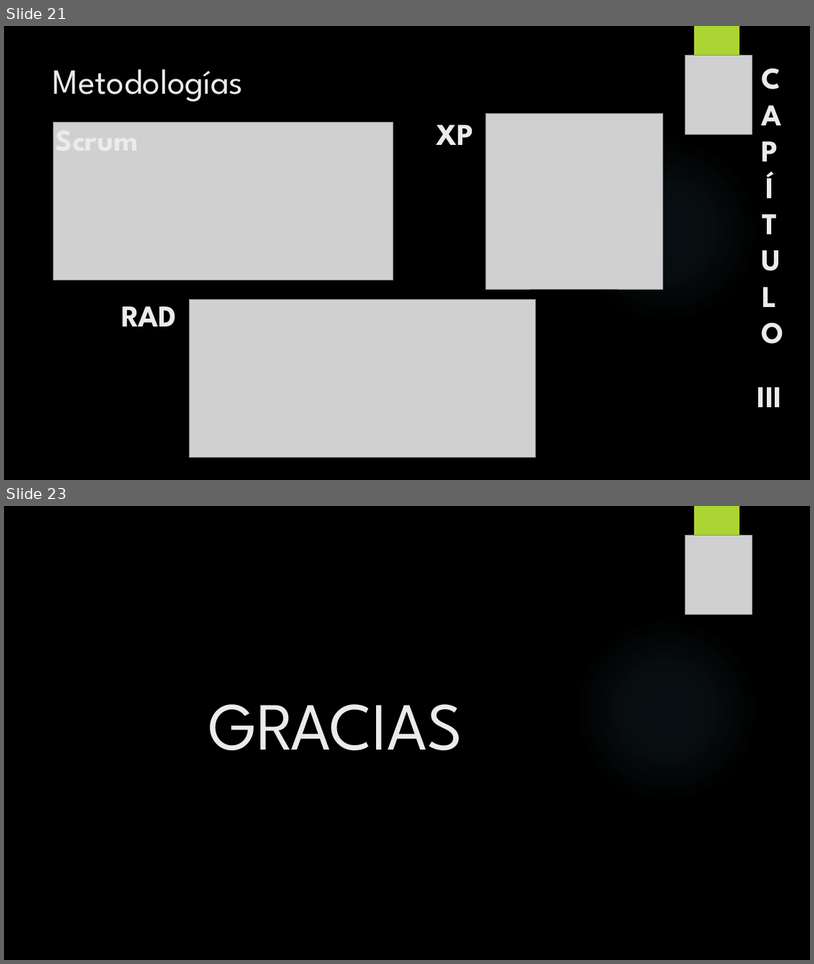
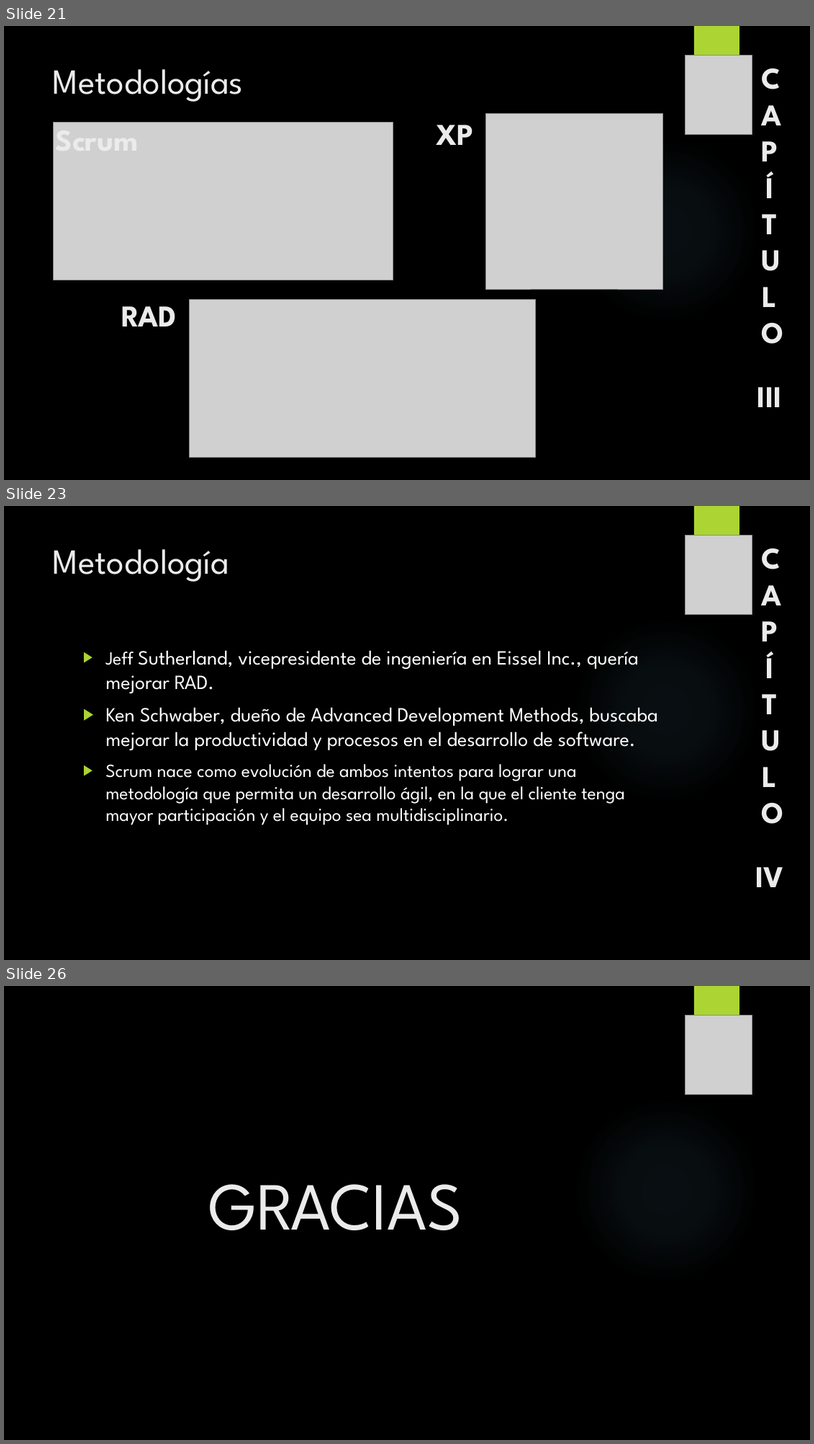
Before and after one commit to Climbhazard/tesis-visora, a slide deck: Tesis.pptx. Shown one above the other, each under a label of ours: slides 21 and 23 before the commit, slides 21, 23 and 26 after it; the slides between them are not shown. The pictures are 814x964 and 814x1444 pixels, drawn with LibreOffice and Linux fonts; fonts in the diff are those of the drawing; grey boxes stand for pictures; background and template pictures are left out. Boxes give left, top, right and bottom in pixels: in the first picture for what was removed or moved away, otherwise in the second. Text is boxed around its words. In the diff, an @@ line names an element or a change of style, - is before the commit and + after.

```diff
--- a/Tesis.pptx
+++ b/Tesis.pptx
@@ slide 23 added at (4,506,810,960), background picture (left out); not listed: 2 template elements that a slide beside it also shows @@
@@ picture added at (686,535,752,614) @@
@@ text added at (756,536,784,854), 36 pt, text #EBEBEB, bold @@
+CAPÍTULO
@@ title added at (53,549,229,582), 42 pt, text #EBEBEB @@
+Metodología
@@ text added at (106,650,658,825), 24 pt, text #FFFFFF @@
+▶ Jeff Sutherland, vicepresidente de ingeniería en Eissel Inc., quería mejorar RAD.
+▶ Ken Schwaber, dueño de Advanced Development Methods, buscaba mejorar la productividad y procesos en el desarrollo de software.
+▶ Scrum nace como evolución de ambos intentos para lograr una metodología que permita un desarrollo ágil, en la que el cliente tenga mayor participación y el equipo sea multidisciplinario.
@@ text added at (756,867,784,887), 36 pt, text #EBEBEB, bold @@
+IV
@@ what was slide 23 is now slide 26 @@
```
Also in this commit, not shown: 4 slides changed, 2 other slides added.
